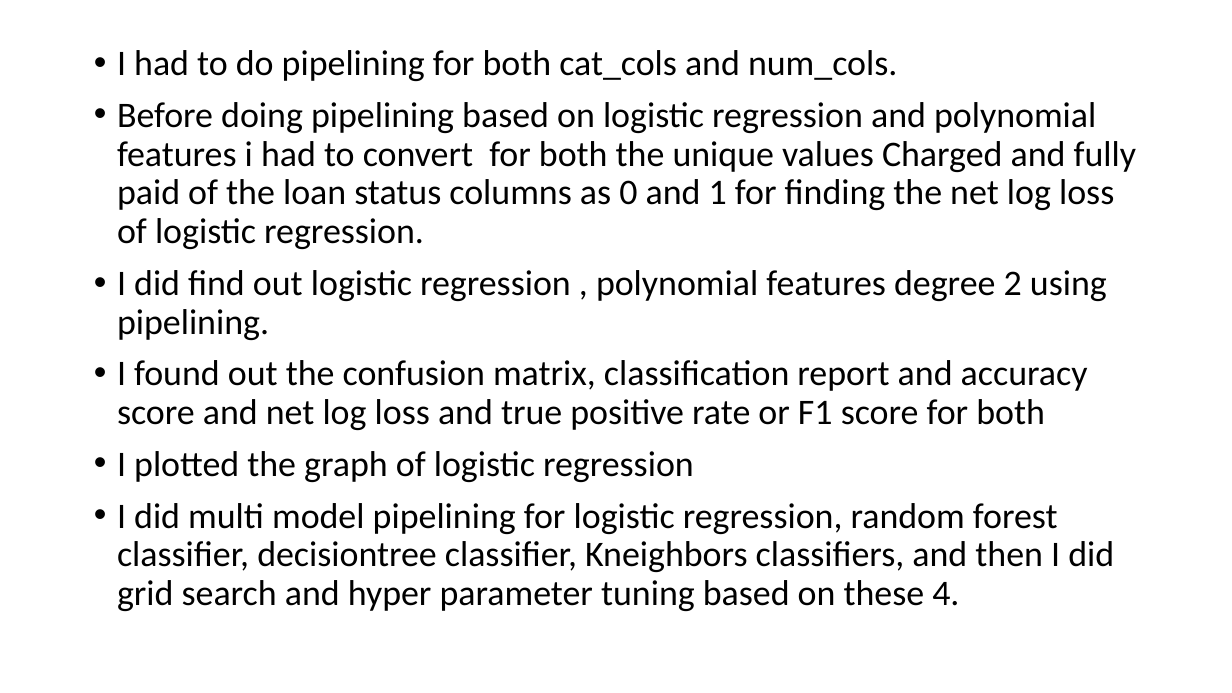
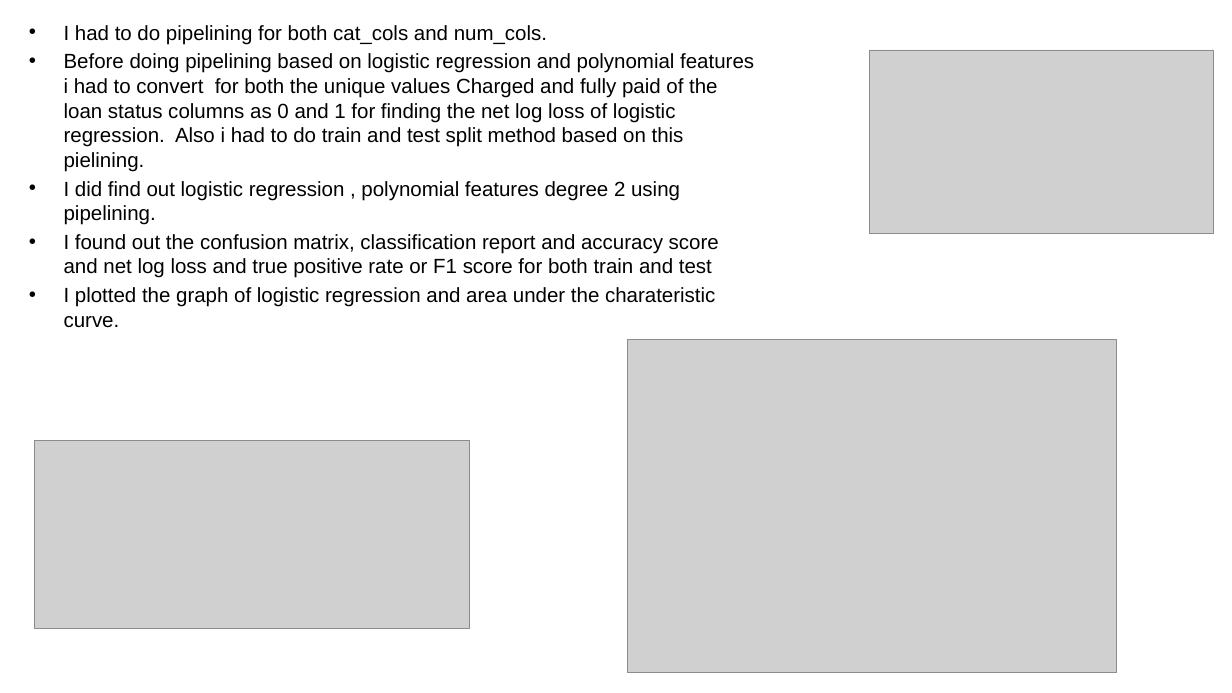
Before and after one commit to adityaravichander45/october-wkshop, a slide deck: slide 10 of Hackathon workshop.pptx (slide 8 before the commit). Drawn at 1232x693 pixels with LibreOffice and Linux fonts; fonts in the diff are those of the drawing; grey boxes stand for pictures; background and template pictures are left out. Boxes give left, top, right and bottom in pixels: in the first picture for what was removed or moved away, otherwise in the second. Text is boxed around its words. In the diff, an @@ line names an element or a change of style, - is before the commit and + after.

```diff
--- a/Hackathon workshop.pptx
+++ b/Hackathon workshop.pptx
@@ text "I had to do pipelining ..." moved from (x1=117, y1=50, x2=1137, y2=611) to (x1=64, y1=25, x2=754, y2=328) @@
@@ text at (x1=64, y1=25, x2=680, y2=225): size 28 to 16 pt, font Calibri to Arial in "I had to do pipelining for both ...", "I did find out logistic regression , ..."; indent changed; line spacing 0.9 to 1; less space between paragraphs @@
@@ text at (x1=64, y1=53, x2=754, y2=172): text changed; size 28 to 16 pt; font Calibri to Arial @@
-• Before doing pipelining based on logistic regression and polynomial features i had to convert for both the unique values Charged and fully paid of the loan status columns as 0 and 1 for finding the net log loss of logistic regression.
+• Before doing pipelining based on logistic regression and polynomial features i had to convert for both the unique values Charged and fully paid of the loan status columns as 0 and 1 for finding the net log loss of logistic regression. Also i had to do train and test split method based on this pielining.
@@ picture added at (x1=870, y1=50, x2=1214, y2=234) @@
@@ text at (x1=64, y1=234, x2=719, y2=328): text changed; size 28 to 16 pt; font Calibri to Arial @@
-• I found out the confusion matrix, classification report and accuracy score and net log loss and true positive rate or F1 score for both
-• I plotted the graph of logistic regression
-• I did multi model pipelining for logistic regression, random forest classifier, decisiontree classifier, Kneighbors classifiers, and then I did grid search and hyper parameter tuning based on these 4.
+• I found out the confusion matrix, classification report and accuracy score and net log loss and true positive rate or F1 score for both train and test
+• I plotted the graph of logistic regression and area under the charateristic curve.
@@ picture added at (x1=628, y1=340, x2=1117, y2=673) @@
@@ picture added at (x1=34, y1=440, x2=470, y2=628) @@
```
Also in this commit, not shown: 7 other slides changed, 3 slides added, 12 slides removed.
